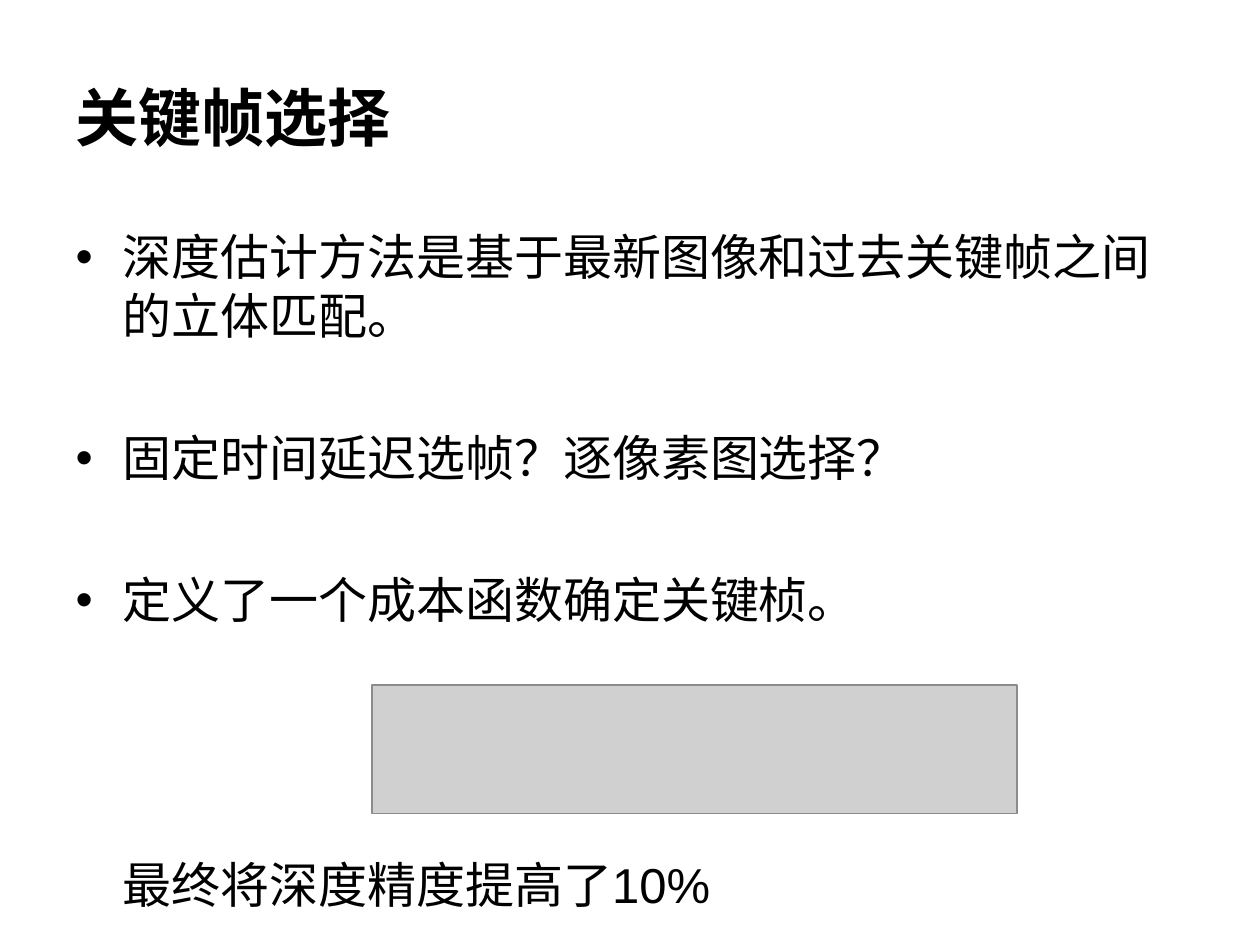
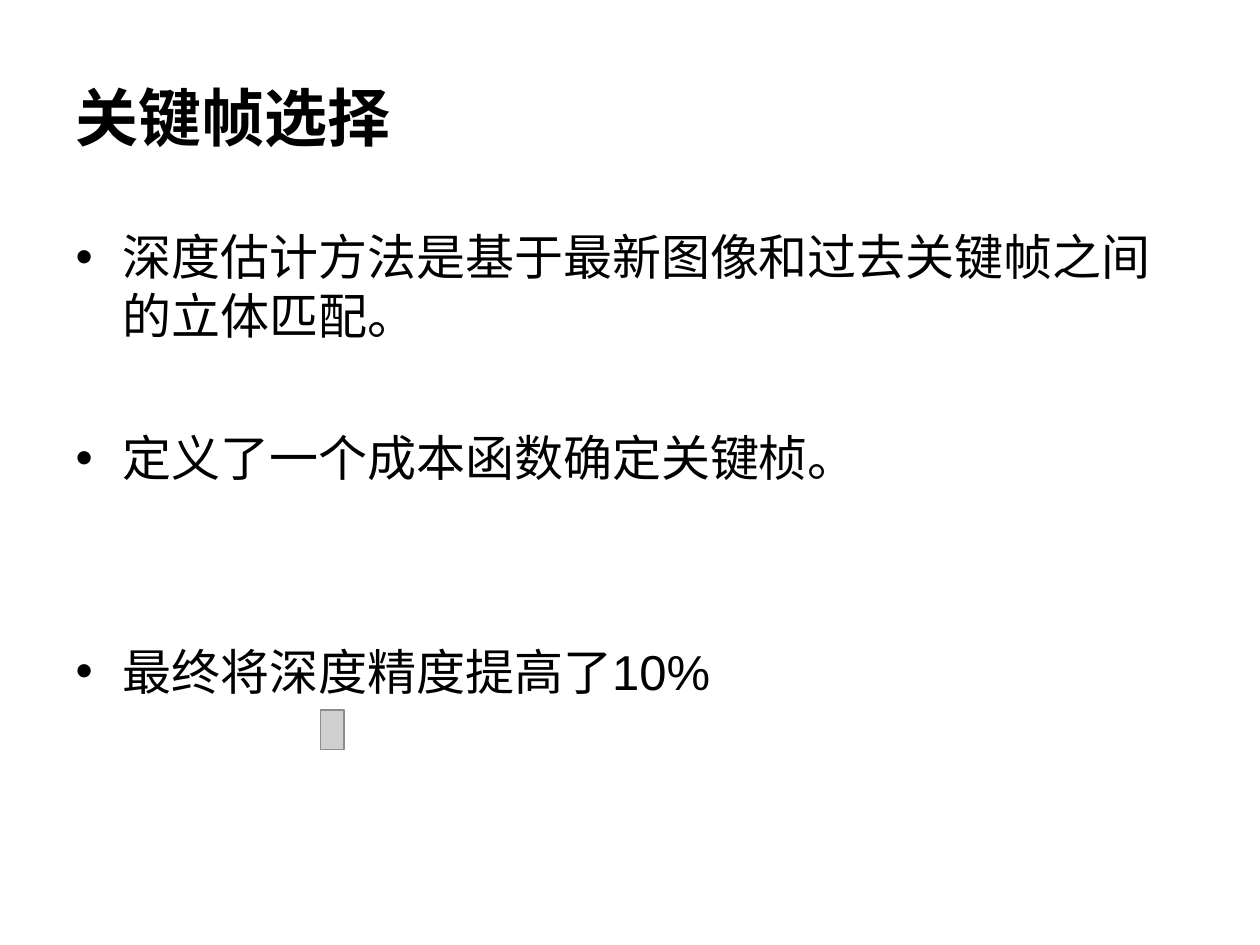
Before and after one commit to 5lyTher1n/graphics2019, a slide deck: slide 4 of 21960540侯保蕾/读书报告/读书报告.ppt. Drawn at 1260x945 pixels with LibreOffice and Linux fonts; fonts in the diff are those of the drawing; grey boxes stand for pictures; background and template pictures are left out. Boxes give left, top, right and bottom in pixels: in the first picture for what was removed or moved away, otherwise in the second. Text is boxed around its words. In the diff, an @@ line names an element or a change of style, - is before the commit and + after.

```diff
--- a/21960540侯保蕾/读书报告/读书报告.ppt
+++ b/21960540侯保蕾/读书报告/读书报告.ppt
@@ text at (123, 434, 906, 480): paragraph removed @@
-• 固定时间延迟选帧？逐像素图选择？
@@ text at (123, 648, 710, 694): bullet none to • @@
@@ picture: place and size @@
-picture at (372, 685, 1017, 814)
+picture at (320, 711, 344, 750)
```
Also in this commit, not shown: 7 other slides changed, 1 slide removed, 1 other file.
